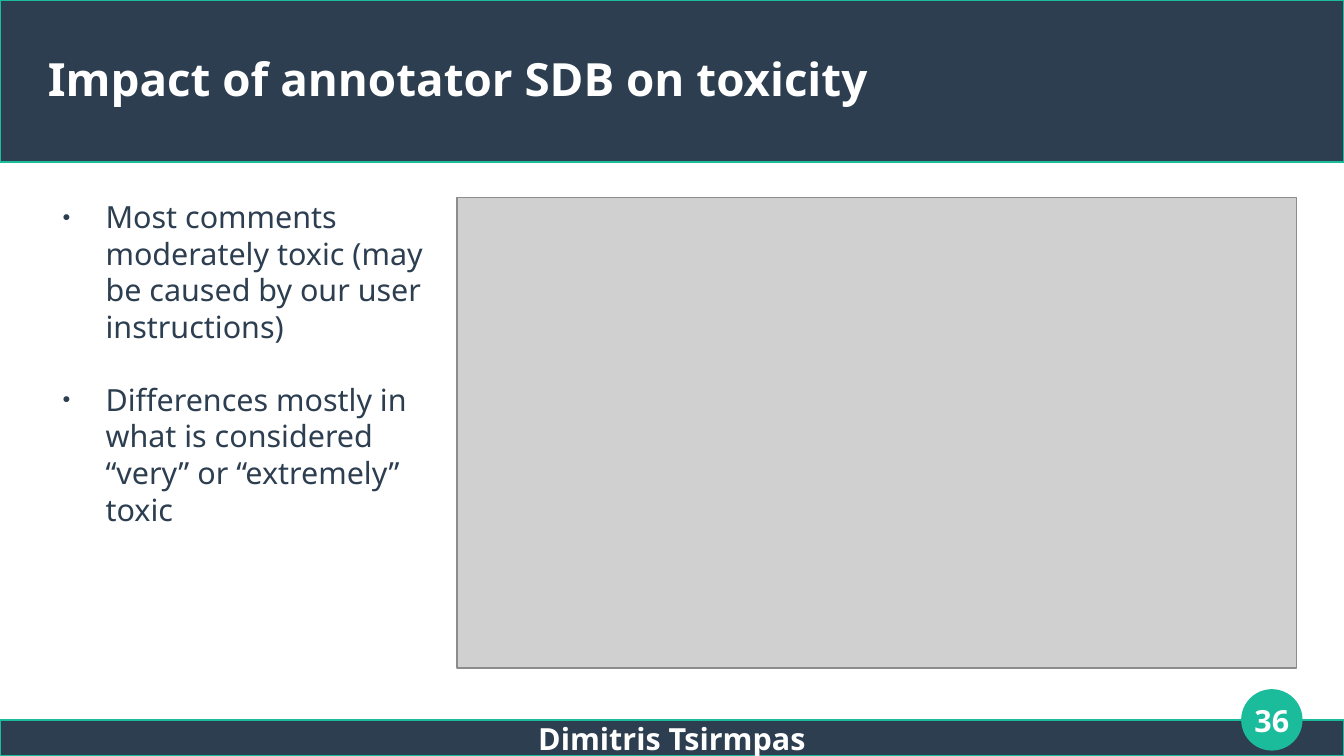
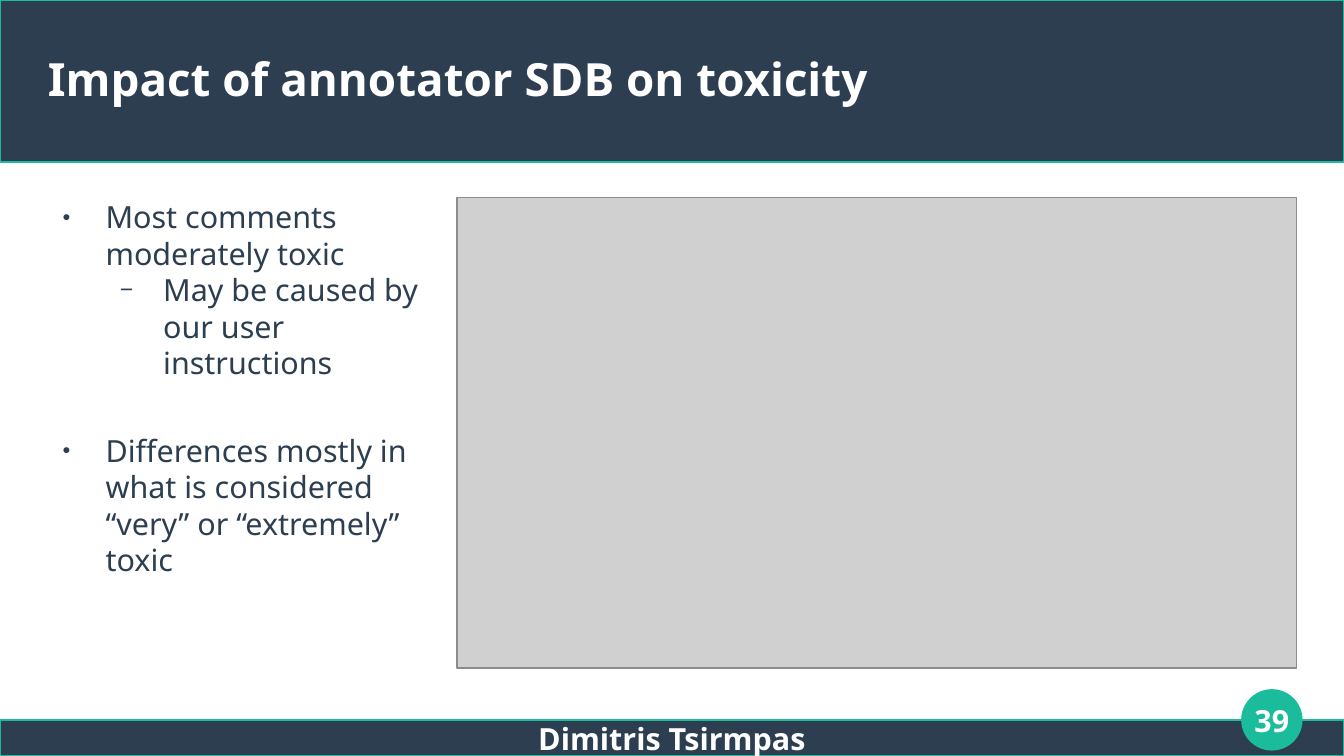
Before and after one commit to dimits-ts/llm_moderation_research, a slide deck: slide 39 of presentations/thesis.odp (slide 36 before the commit). Drawn at 1344x756 pixels with LibreOffice and Linux fonts; fonts in the diff are those of the drawing; grey boxes stand for pictures. Boxes give left, top, right and bottom in pixels: in the first picture for what was removed or moved away, otherwise in the second. Text is boxed around its words. In the diff, an @@ line names an element or a change of style, - is before the commit and + after.

```diff
--- a/presentations/thesis.odp
+++ b/presentations/thesis.odp
@@ text at [106, 206, 418, 375]: text changed @@
-● Most comments moderately toxic (may be caused by our user instructions)
+● Most comments moderately toxic
+  − May be caused by our user instructions
@@ page number at [1254, 710, 1289, 733]: text changed @@
-36
+39
```
Also in this commit, not shown: 14 other slides changed, 6 slides added, 1 slide removed.
